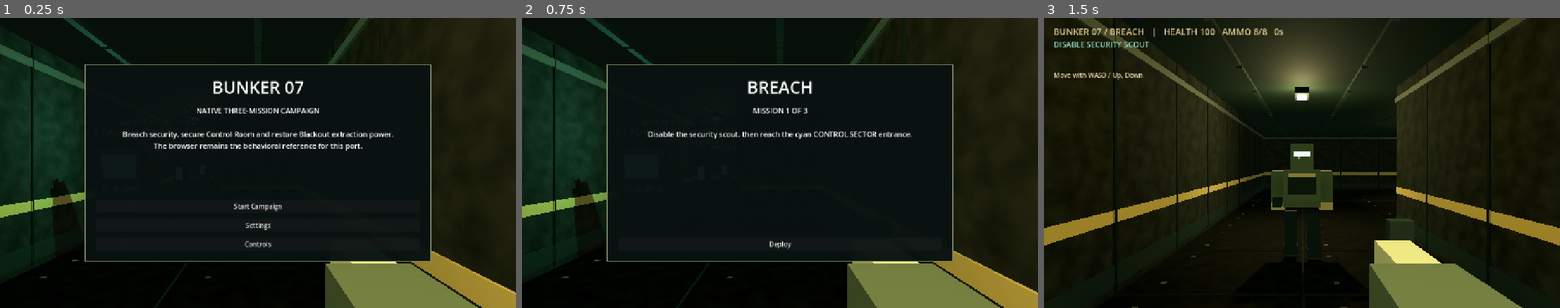
Above: before the commit, frames 1-3 (left to right).
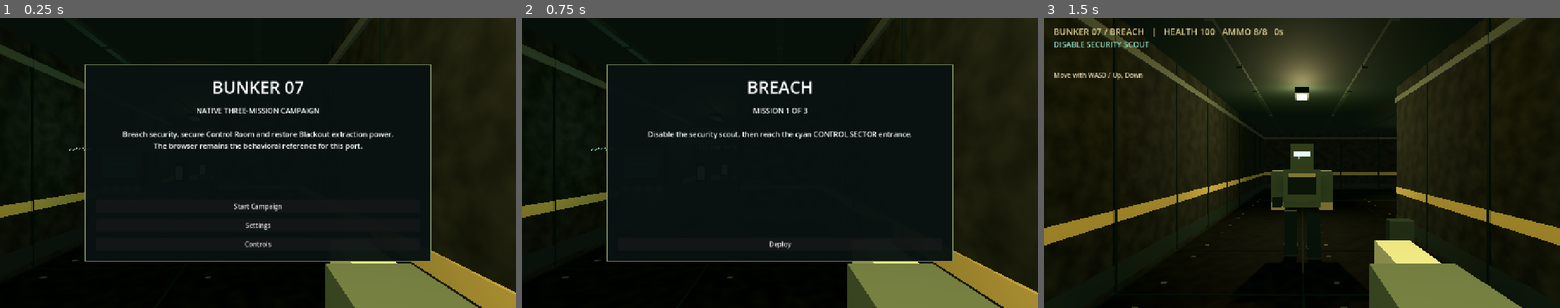
Above: after the commit, the same moments.

Repository: Jnoble555/bunker-07
Game: Godot game, scene res://scenes/control_room.tscn
The game is run twice, just before and just after one commit, with the same random seed, the same clock (stepped at 60 frames per second) and the same inputs.
Inputs:
- Up to frame 1 (0.25 s): no input
- Up to frame 2 (0.75 s): click "Start Campaign" at 0.5 s
- Up to frame 3 (1.5 s): click "Deploy" at 1.25 s

The runs differ from the first frame. In frame 1, 5.3% of the frame differs, in the area x 0-66%, y 0-90%; in frame 2, 5.3%; in frame 3, nothing differs.

Commit message:
Clean up Control Room console visuals

Diff:
--- a/godot/scenes/industrial_console.gd
+++ b/godot/scenes/industrial_console.gd
@@ -14,9 +14,9 @@
 	var armor := _material(PALETTE.armor, 0.48, 0.72)
 	var edge := _material(PALETTE.edge, 0.52, 0.65)
 	var shadow := _material(PALETTE.shadow, 0.76, 0.3)
-	var glass := _material(PALETTE.display, 0.3, 0.18, PALETTE.phosphor, 0.48)
-	var key_amber := _material(PALETTE.amber, 0.45, 0.22, PALETTE.amber, 0.28)
-	var key_green := _material(PALETTE.phosphor, 0.38, 0.16, PALETTE.phosphor, 0.4)
+	var glass := _material(PALETTE.display, 0.3, 0.18, PALETTE.phosphor, 0.08)
+	var key_amber := _material(PALETTE.amber, 0.45, 0.22, PALETTE.amber, 0.08)
+	var key_green := _material(PALETTE.phosphor, 0.38, 0.16, PALETTE.phosphor, 0.08)
 	# Heavy pedestal and overhanging console body form a clear, waist-high silhouette.
 	_box("Foot", Vector3(0, 0.08, 0), Vector3(0.76, 0.16, 0.62), shadow)
 	_box("Plinth", Vector3(0.02, 0.48, 0), Vector3(0.48, 0.76, 0.46), armor)
@@ -24,20 +24,25 @@
 	_box("ConsoleHousing", Vector3(0, 0.94, 0), Vector3(0.82, 0.38, 0.72), armor)
 	_box("LowerLip", Vector3(-0.425, 1.02, 0), Vector3(0.045, 0.13, 0.68), edge)
 	# Angled, recessed screen faces toward -X, the approach side of the existing station.
-	var bezel := _box("DisplayBezel", Vector3(-0.43, 1.34, 0), Vector3(0.06, 0.50, 0.68), shadow)
+	var bezel := _box("DisplayBezel", Vector3(-0.43, 1.34, 0), Vector3(0.06, 0.50, 0.68), shadow, self, false)
 	bezel.rotation.z = 0.12
-	var inset := _box("RecessedDisplay", Vector3(-0.49, 1.35, 0), Vector3(0.025, 0.34, 0.50), glass)
+	var inset := _box("RecessedDisplay", Vector3(-0.49, 1.35, 0), Vector3(0.025, 0.34, 0.50), glass, self, false)
 	inset.rotation.z = 0.12
 	for side in [-1, 1]:
-		var rail := _box("BezelSide_%d" % side, Vector3(-0.52, 1.34, side * 0.29), Vector3(0.045, 0.46, 0.08), edge)
+		var rail := _box("BezelSide_%d" % side, Vector3(-0.52, 1.34, side * 0.29), Vector3(0.045, 0.46, 0.08), edge, self, false)
 		rail.rotation.z = 0.12
 	for level in [-1, 1]:
-		var rail := _box("BezelRail_%d" % level, Vector3(-0.52, 1.34 + level * 0.23, 0), Vector3(0.045, 0.08, 0.66), edge)
+		var rail := _box("BezelRail_%d" % level, Vector3(-0.52, 1.34 + level * 0.23, 0), Vector3(0.045, 0.08, 0.66), edge, self, false)
 		rail.rotation.z = 0.12
-	# Two status bars and a restrained readout pattern are geometry, not external textures.
-	_box("ReadoutMain", Vector3(-0.509, 1.39, 0), Vector3(0.009, 0.025, 0.30), key_green)
-	_box("ReadoutSub", Vector3(-0.509, 1.32, -0.06), Vector3(0.009, 0.016, 0.18), key_amber)
-	_box("ReadoutSub2", Vector3(-0.509, 1.32, 0.16), Vector3(0.009, 0.016, 0.08), key_green)
+	# Keep display markings parallel to the tilted glass and offset them forward to avoid z-fighting.
+	var readout := Node3D.new()
+	readout.name = "DisplayReadout"
+	readout.position = Vector3(-0.49, 1.35, 0)
+	readout.rotation.z = 0.12
+	add_child(readout)
+	_box("ReadoutMain", Vector3(-0.028, 0.04, 0), Vector3(0.009, 0.025, 0.30), key_green, readout, false)
+	_box("ReadoutSub", Vector3(-0.028, -0.03, -0.06), Vector3(0.009, 0.016, 0.18), key_amber, readout, false)
+	_box("ReadoutSub2", Vector3(-0.028, -0.03, 0.16), Vector3(0.009, 0.016, 0.08), key_green, readout, false)
 	# Guarded physical keys and rotary controls on the front lip.
 	for i in 4:
 		var key := _cylinder("Key_%d" % i, Vector3(-0.455, 1.02, -0.24 + i * 0.16), 0.045, 0.035, key_amber if i == 0 else key_green)
@@ -64,7 +69,7 @@
 		material.emission_energy_multiplier = energy
 	return material
 
-func _box(node_name: String, center: Vector3, size: Vector3, material: Material) -> MeshInstance3D:
+func _box(node_name: String, center: Vector3, size: Vector3, material: Material, parent: Node3D = null, casts_shadow: bool = true) -> MeshInstance3D:
 	var mesh := MeshInstance3D.new()
 	mesh.name = node_name
 	var shape := BoxMesh.new()
@@ -72,7 +77,9 @@
 	mesh.mesh = shape
 	mesh.material_override = material
 	mesh.position = center
-	add_child(mesh)
+	if not casts_shadow:
+		mesh.cast_shadow = GeometryInstance3D.SHADOW_CASTING_SETTING_OFF
+	(parent if parent else self).add_child(mesh)
 	return mesh
 
 func _cylinder(node_name: String, center: Vector3, radius: float, height: float, material: Material) -> MeshInstance3D:
--- a/godot/scripts/room.gd
+++ b/godot/scripts/room.gd
@@ -78,7 +78,7 @@
 		_make_core()
 		_make_control_devices()
 		_label("DIRECT / SECURITY", Vector3(3.1, 2.25, 11), Vector3.ZERO, Color("dfb265"))
-		_label("MAINTENANCE / PANEL", Vector3(10.7, 2.23, 15), Vector3.ZERO, Color("8ed5c8"))
+		_label("MAINTENANCE", Vector3(9, 1.62, 15.8), Vector3.ZERO, Color("8ed5c8"), self, 28, 0.0015, 3)
 		_mesh_box(self, "EquipmentRack", Vector3(13.4, 0.9, 11.68), Vector3(0.72, 1.8, 0.32), _materials["steel"])
 		for i in 5:
 			_mesh_box(self, "RackVent", Vector3(13.4, 0.36 + i * 0.27, 11.5), Vector3(0.55, 0.08, 0.015), _materials["dark"])
@@ -106,7 +106,7 @@
 	if is_instance_valid(_panel_screen):
 		_panel_screen.material_override = _materials["off"] if value else _panel_on_material
 	if is_instance_valid(_panel_light):
-		_panel_light.light_energy = 0.12 if value else 0.75
+		_panel_light.light_energy = (0.04 if mission_id == "control-room" else 0.12) if value else (0.22 if mission_id == "control-room" else 0.75)
 
 func set_core_collected(value: bool) -> void:
 	var core: Node3D = get_node_or_null("Core")
@@ -250,7 +250,7 @@
 		console.name = "ConsoleVisual"
 		panel.add_child(console)
 		_panel_screen = console.get_node("RecessedDisplay") as MeshInstance3D
-		_panel_on_material = _emissive(Color("70d6bf"), 0.55)
+		_panel_on_material = _emissive(Color("5c978a"), 0.14)
 		_panel_screen.material_override = _panel_on_material
 	else:
 		_mesh_box(panel, "Stand", Vector3(0, 0.54, 0), Vector3(0.62, 1.08, 0.4), _materials["steel"])
@@ -258,8 +258,13 @@
 		_panel_screen = _mesh_box(panel, "Screen", Vector3(-0.383, 1.23, 0), Vector3(0.014, 0.3, 0.2), _materials["cyan"])
 		for i in 3:
 			_mesh_box(panel, "Key", Vector3(-0.326, 0.87, -0.1 + i * 0.1), Vector3(0.022, 0.07, 0.055), _materials["hazard"])
-	_panel_light = _light(_panel_position + Vector3(-0.6, 1.85, 0), Color("62dac5"), 0.75, 4.5)
-	_label("E / BACKUP POWER" if mission_id == "blackout" else "E / ALARM PANEL", _panel_position + Vector3(0, 1.9, 0), Vector3.ZERO, Color("8ed5c8"))
+	var control_console: bool = mission_id == "control-room"
+	_panel_light = _light(_panel_position + Vector3(-0.6, 1.85, 0), Color("7fa99b") if control_console else Color("62dac5"), 0.22 if control_console else 0.75, 3.0 if control_console else 4.5)
+	if control_console:
+		# E remains in the HUD's close-range prompt; this small world label is only a locator.
+		_label("ALARM PANEL", _panel_position + Vector3(0, 1.62, -0.8), Vector3.ZERO, Color("8ed5c8"), self, 30, 0.0018, 3)
+	else:
+		_label("E / BACKUP POWER", _panel_position + Vector3(0, 1.9, 0), Vector3.ZERO, Color("8ed5c8"))
 
 func _make_core() -> void:
 	var core := Node3D.new()
@@ -395,16 +400,16 @@
 	add_child(light)
 	return light
 
-func _label(text: String, pos: Vector3, _degrees: Vector3, color: Color, parent: Node3D = self) -> Label3D:
+func _label(text: String, pos: Vector3, _degrees: Vector3, color: Color, parent: Node3D = self, font_size: int = 44, pixel_size: float = 0.0032, outline_size: int = 8) -> Label3D:
 	var label := Label3D.new()
 	label.text = text
 	label.position = pos
 	# Camera-facing text avoids mirrored backs while still respecting 3D wall depth.
 	label.billboard = BaseMaterial3D.BILLBOARD_ENABLED
-	label.font_size = 44
-	label.pixel_size = 0.0032
+	label.font_size = font_size
+	label.pixel_size = pixel_size
 	label.modulate = color
-	label.outline_size = 8
+	label.outline_size = outline_size
 	label.no_depth_test = false
 	parent.add_child(label)
 	return label
Not shown, changed: docs/godot/campaign-release.md
